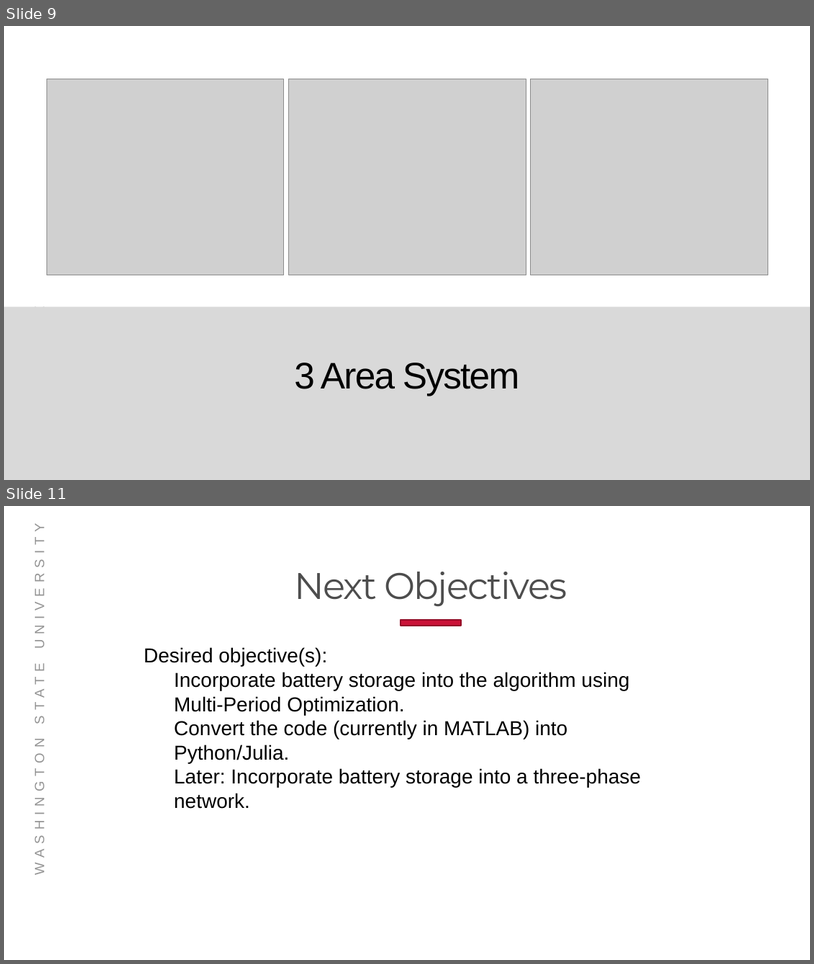
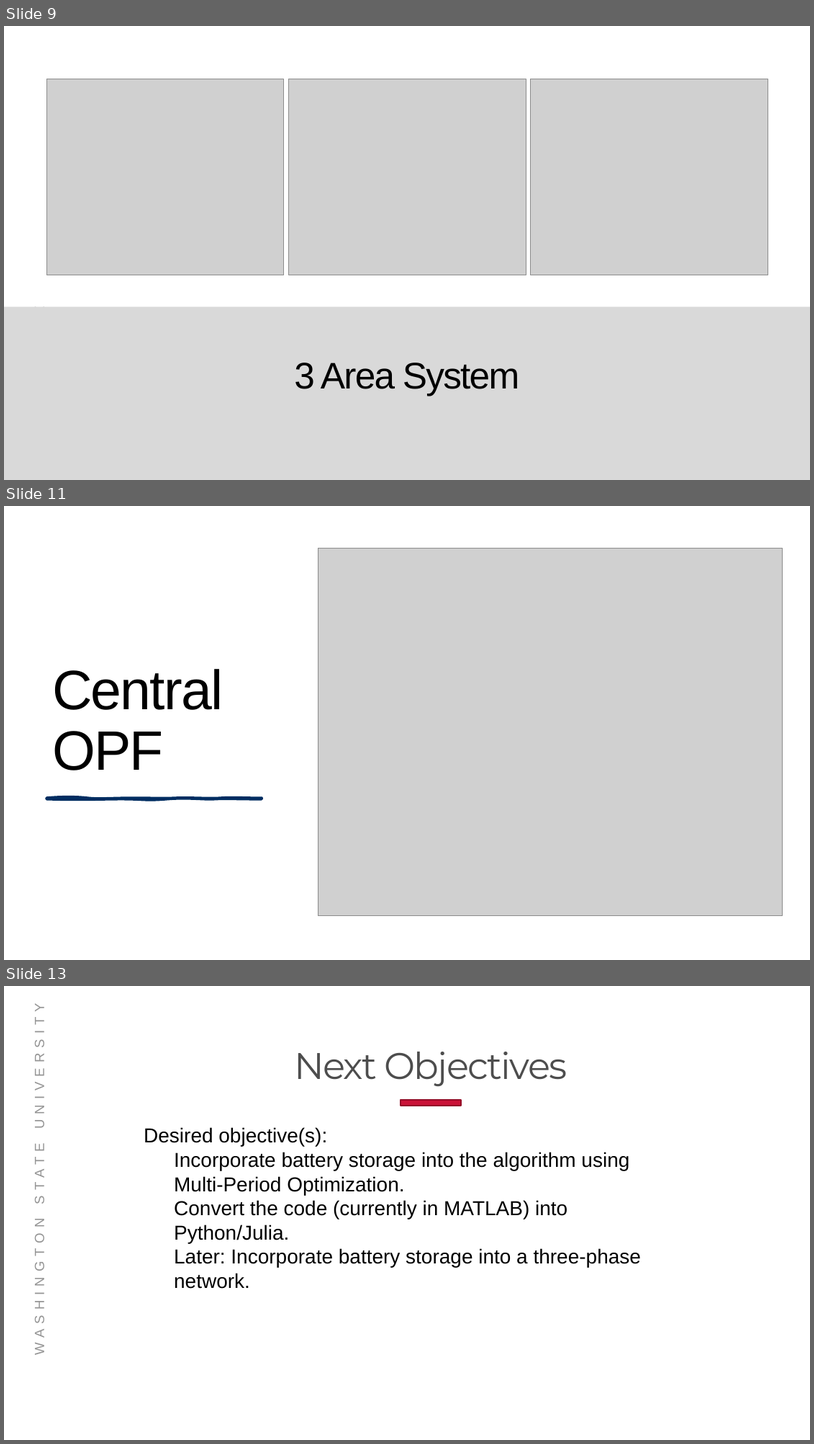
Before and after one commit to Realife-Brahmin/OriginalDocsHub, a slide deck: research_showcase/researchSummary_aryan_ritwajeet_jha.pptx. Shown one above the other, each under a label of ours: slides 9 and 11 before the commit, slides 9, 11 and 13 after it; the slides between them are not shown. The pictures are 814x964 and 814x1444 pixels, drawn with LibreOffice and Linux fonts; fonts in the diff are those of the drawing; grey boxes stand for pictures; background and template pictures are left out. Boxes give left, top, right and bottom in pixels: in the first picture for what was removed or moved away, otherwise in the second. Text is boxed around its words. In the diff, an @@ line names an element or a change of style, - is before the commit and + after.

```diff
--- a/research_showcase/researchSummary_aryan_ritwajeet_jha.pptx
+++ b/research_showcase/researchSummary_aryan_ritwajeet_jha.pptx
@@ slide 11 added at [4, 506, 810, 960], background #FFFFFF; not listed: 1 template element that a slide beside it also shows @@
@@ rectangle added at [4, 506, 810, 960], fill #FFFFFF @@
@@ picture added at [318, 548, 782, 916] @@
@@ title added at [52, 669, 224, 770], 66 pt, text #000000 @@
+Central OPF
@@ freeform shape added at [46, 798, 262, 799], fill #002D61, outline #002D61 3 pt @@
@@ what was slide 11 is now slide 13 @@
```
Also in this commit, not shown: 1 slide changed, 2 other slides added, 1 slide removed, 7 other files.
